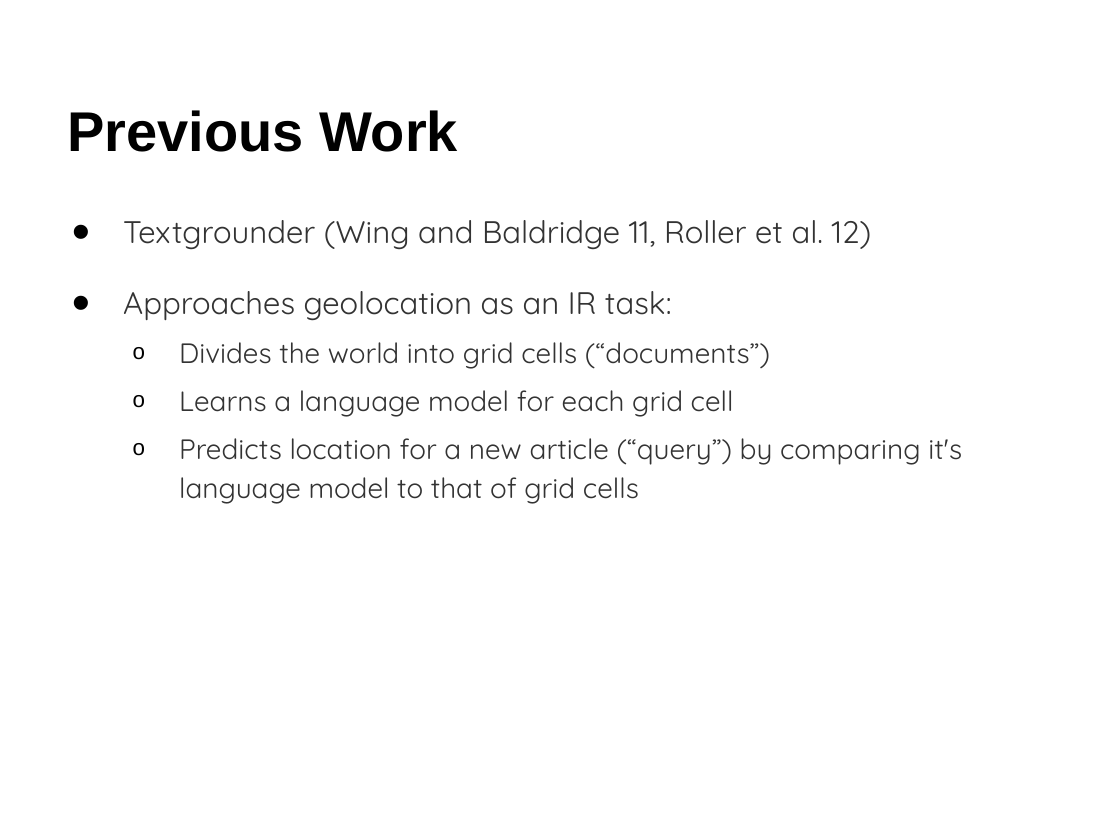
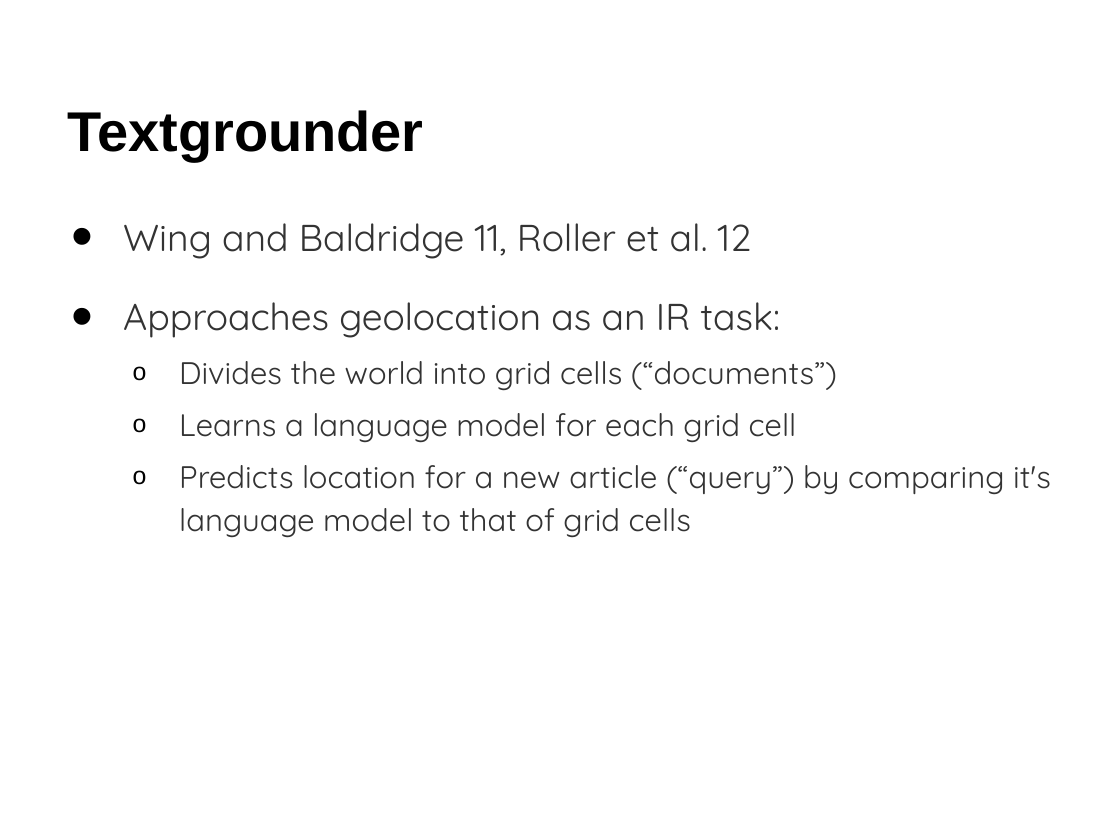
Before and after one commit to raptros/gmm-project-2012, a slide deck: slide 3 of presentation/gmm-2012-presentation.pptx (slide 4 before the commit). Drawn at 1120x840 pixels with LibreOffice and Linux fonts; fonts in the diff are those of the drawing. Boxes give left, top, right and bottom in pixels: in the first picture for what was removed or moved away, otherwise in the second. Text is boxed around its words. In the diff, an @@ line names an element or a change of style, - is before the commit and + after.

```diff
--- a/presentation/gmm-2012-presentation.pptx
+++ b/presentation/gmm-2012-presentation.pptx
@@ title at (67, 110, 423, 161): text changed @@
-Previous Work
+Textgrounder
@@ text at (123, 223, 752, 259): text changed; size 20 to 24 pt @@
-• Textgrounder (Wing and Baldridge 11, Roller et al. 12)
+• Wing and Baldridge 11, Roller et al. 12
@@ text at (123, 302, 1051, 538): size 20 to 24 pt in "Approaches geolocation as an IR task:"; size 18 to 20 pt in "Divides the world into grid cells (“documents”)", "Learns a language model for each grid ...", "Predicts location for a new article (“query”) ..." @@
```
Also in this commit, not shown: 11 other slides changed, 2 slides added, 2 slides removed.
